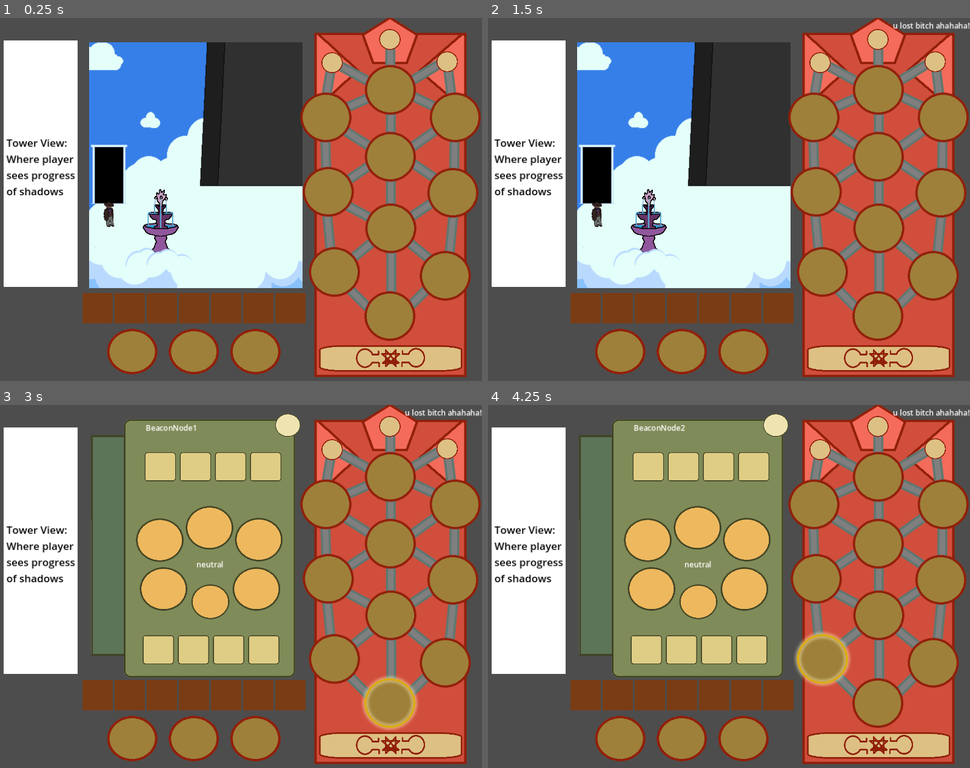
Above: before the commit, frames 1-4 (two rows, left to right).
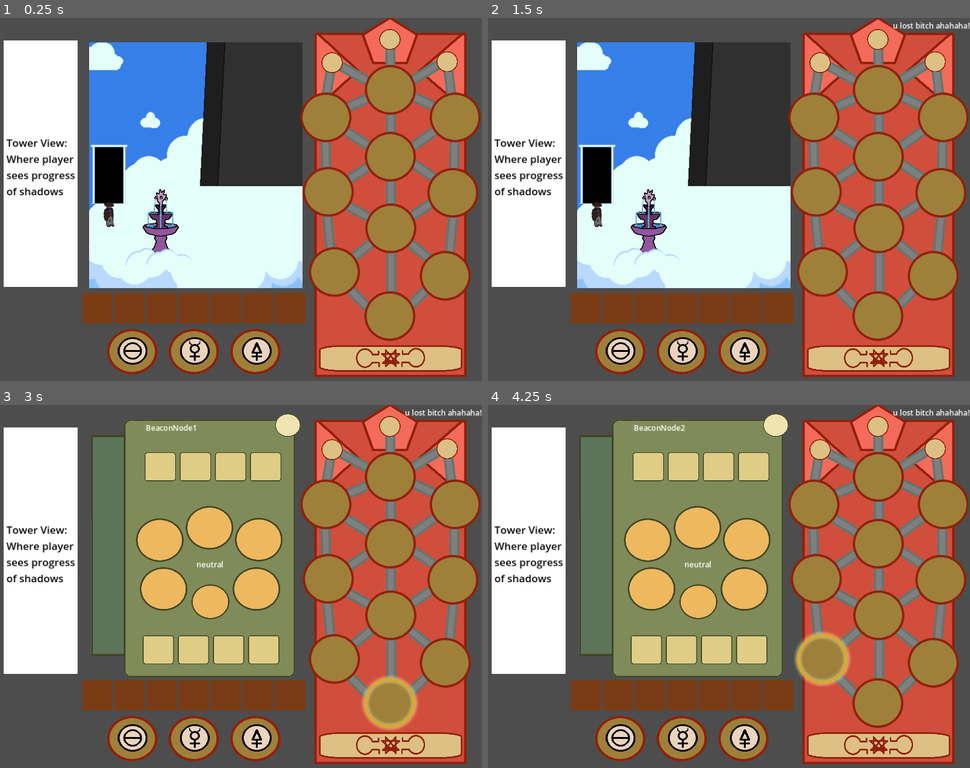
Above: after the commit, the same moments.

Repository: mccajd/Quintessential
Game: Godot game, scene res://Levels/beacon_puzzle_main.tscn
Same seed, same stepped clock (60 frames per second), same inputs: the game is played once before the commit and once after it. The engine's default icon, where the game draws it, is replaced by a stand-in: a white triangle on a blue panel in a dark square.
Inputs (mouse positions are in pixels of both pictures, inside the frame that each line leads up to):
- Up to frame 1 (0.25 s): no input
- Up to frame 2 (1.5 s): click (878, 359) at 0.5 s; click (878, 359) at 1.25 s
- Up to frame 3 (3 s): click (390, 746) at 2 s; tap Enter at 2.75 s; move the mouse to (390, 702) at 2.77 s; press the mouse at (390, 702) at 2.78 s
- Up to frame 4 (4.25 s): tap Space at 3.5 s; move the mouse to (820, 659) at 3.52 s; release the mouse at (820, 659) at 3.53 s; click (820, 659) at 3.6 s

The runs differ from the first frame. In frame 1, 1.1% of the frame differs, in the area x 24-57%, y 49-96%; in frame 2, 1.1%; in frame 3, 1.1%; in frame 4, 1.1%.

Commit message:
Can now find items in the levels. Also the fountain is animated now

Diff:
--- a/Levels/beacon_puzzle_main.tscn
+++ b/Levels/beacon_puzzle_main.tscn
@@ -75,12 +75,10 @@
 render_target_update_mode = 4
 
 [node name="CloudRoom" parent="PlayerView/SubViewport" instance=ExtResource("5_quxlp")]
-camera_limit_left = 100
-camera_limit_right = 1344
-camera_limit_top = -200
-camera_limit_bottom = -200
+level_name = "cloud"
 
 [connection signal="menu_toggled" from="BeaconPuzzle1" to="." method="_on_beacon_menu_toggled"]
 [connection signal="menu_toggled" from="BeaconPuzzle2" to="." method="_on_beacon_menu_toggled"]
 [connection signal="menu_toggled" from="BeaconPuzzle3" to="." method="_on_beacon_menu_toggled"]
 [connection signal="menu_toggled" from="BeaconPuzzle4" to="." method="_on_beacon_menu_toggled"]
+[connection signal="item_found" from="PlayerView/SubViewport/CloudRoom" to="." method="_on_world_item_found"]
--- a/Levels/cloud_room.tscn
+++ b/Levels/cloud_room.tscn
@@ -1,10 +1,22 @@
-[gd_scene load_steps=6 format=3 uid="uid://cqwfracn5qwr4"]
+[gd_scene load_steps=10 format=3 uid="uid://cqwfracn5qwr4"]
 
 [ext_resource type="Texture2D" uid="uid://pfksc6iw64pv" path="res://assets/levelbackgrounds/cloud level.png" id="1_8imwt"]
 [ext_resource type="Script" path="res://Scripts/player_view.gd" id="1_ag08v"]
 [ext_resource type="PackedScene" uid="uid://nrsivx657vil" path="res://Scenes/custom_tile_map.tscn" id="3_n6c04"]
 [ext_resource type="Texture2D" uid="uid://cn70yjnv14cgh" path="res://assets/cloud/fountain.png" id="4_jv7n0"]
+[ext_resource type="Texture2D" uid="uid://duxwj838wqevc" path="res://assets/cloud/fountain1.png" id="4_pv6r7"]
+[ext_resource type="Texture2D" uid="uid://1lar4ecl3dvm" path="res://assets/cloud/fountain2.png" id="5_0b5of"]
 [ext_resource type="Texture2D" uid="uid://cblf2mwntpg84" path="res://assets/cloud/cloud-cover.png" id="5_88hdr"]
+[ext_resource type="Texture2D" uid="uid://dwwl6vk6jbson" path="res://assets/cloud/fountain3.png" id="6_tp5tn"]
+
+[sub_resource type="AnimatedTexture" id="AnimatedTexture_bwb0l"]
+frames = 3
+frame_0/texture = ExtResource("4_pv6r7")
+frame_0/duration = 0.3
+frame_1/texture = ExtResource("5_0b5of")
+frame_1/duration = 0.3
+frame_2/texture = ExtResource("6_tp5tn")
+frame_2/duration = 0.3
 
 [node name="CloudRoom" type="Node"]
 script = ExtResource("1_ag08v")
@@ -12,8 +24,9 @@
 [node name="TileMap" parent="." instance=ExtResource("3_n6c04")]
 visible = false
 z_index = 10
+position = Vector2(-1, 0)
 layer_0/tile_data = PackedInt32Array(917513, 196611, 0, 917512, 196611, 0)
-layer_3/tile_data = PackedInt32Array(1310735, 65539, 0, 1245 …(201 unchanged characters)…  0, 1310738, 65539, 0, 1310739, 65539, 0)
+layer_3/tile_data = PackedInt32Array(1310735, 65539, 0, 1245 …(201 unchanged characters)…  0, 1310738, 65539, 0, 1310739, 65539, 0, 1310756, 65539, 0, 1245220, 65539, 0, 1179684, 65539, 0, 1179685, 65539, 0, 1179686, 65539, 0, 1245222, 65539, 0, 1310758, 65539, 0, 1310757, 65539, 0, 1245221, 65539, 0)
 layer_4/tile_data = PackedInt32Array(786438, 131075, 0, 851974, 131075, 0, 917509, 131075, 0, 917508, 131075, 0, 917507 …(4549 unchanged characters)…
 layer_5/tile_data = PackedInt32Array(786443, 3, 0, 786442, 3, 0, 786441, 3, 0, 786440, 3, 0, 786439, 3, 0)
 
@@ -31,7 +44,7 @@
 offset_top = 169.0
 offset_right = 336.0
 offset_bottom = 285.0
-texture = ExtResource("4_jv7n0")
+texture = SubResource("AnimatedTexture_bwb0l")
 expand_mode = 1
 stretch_mode = 1
 
@@ -57,3 +70,5 @@
 offset_right = 373.0
 offset_bottom = 360.0
 texture = ExtResource("5_88hdr")
+
+[connection signal="item_discovered" from="TileMap" to="." method="_on_item_discovered"]
--- a/Scenes/interactable.tscn
+++ b/Scenes/interactable.tscn
@@ -18,3 +18,5 @@
 [node name="TileMap" type="Sprite2D" parent="."]
 scale = Vector2(0.125, 0.125)
 texture = ExtResource("1_w86ws")
+
+[connection signal="body_entered" from="." to="." method="_on_body_entered"]
--- a/Scripts/beacon_puzzle.gd
+++ b/Scripts/beacon_puzzle.gd
@@ -36,3 +36,7 @@
 	get_node("MockUI/ThreePrimesContainer").visible = value
 
 	self.visible = value
+
+
+func set_item(item_name):
+	get_node("InventoryItems").set_item(item_name, true)
--- a/Scripts/interactable.gd
+++ b/Scripts/interactable.gd
@@ -1,5 +1,8 @@
 extends Area2D
 class_name Interactable
+
+var item_name
+signal item_discovered(item_name)
 
 func _process(delta):
 	pass
@@ -9,4 +12,5 @@
 
 
 func _on_body_entered(body):
-	pass # Replace with function body.
+	if body is player && item_name != null:
+		item_discovered.emit(item_name)
--- a/Scripts/interactable_mapper.gd
+++ b/Scripts/interactable_mapper.gd
@@ -7,25 +7,36 @@
 var interactable_scene = preload("res://Scenes/interactable.tscn")
 var half_tile := self.tile_set.tile_size*0.5
 
-signal character_entered
+signal item_discovered(item_name)
 
 func _ready():
-	replace_tiles()
+	pass #replace_tiles()
+
+
+func set_from_config(config: LevelConfigValue):
+	replace_tiles(config.world_items, config.item_mappings)
 
 
 #replace tile with packaged scene that the player can interact with
-func replace_tiles():
+func replace_tiles(items, mappings: Dictionary):
 	for tile_pos in get_used_cells(LAYERS.INTERACTABLES):
+		var item_to_use
 		# To know specifically what interactable was hit/what item to give:
 		# Create a const with coordinate ranges mapped to items
 		# Then get that specific item and set it on interactable itself.
+		for item in items:
+			var rect = mappings[item].rect
+			if rect.has_point(tile_pos):
+				item_to_use = item
+				break
 		var new_scene : Interactable = interactable_scene.instantiate()
 		new_scene.update_position(map_to_local(tile_pos))
-		new_scene.body_entered.connect(_on_body_entered)
+		new_scene.item_discovered.connect(_on_item_discovered)
+		if item_to_use:
+			new_scene.item_name = item_to_use
 		add_child(new_scene)
 		erase_cell(LAYERS.INTERACTABLES, tile_pos)
 
 
-func _on_body_entered(body):
-	if body is player:
-		character_entered.emit(self)
+func _on_item_discovered(item):
+	item_discovered.emit(item)
--- a/Scripts/inventory_items.gd
+++ b/Scripts/inventory_items.gd
@@ -26,8 +26,10 @@
 		set_item(item_key)
 	_set_available_items()
 
-func set_item(item_key):
+func set_item(item_key, rerender = false):
 	inventory_items += [ItemInSlot.new(item_key, null)]
+	if rerender:
+		_set_available_items()
 
 
 func set_item_slot(item_index, slot_id, node_id):
--- /dev/null
+++ b/Scripts/level_config.gd
@@ -0,0 +1,28 @@
+class_name LevelConfig
+
+
+static func get_for(level_name: String):
+	match level_name:
+		"cloud":
+			return _get_for_cloud_level()
+
+
+static func _get_for_cloud_level():
+	var rtn = LevelConfigValue.new()
+
+	rtn.camera_limit_left = 100
+	rtn.camera_limit_right = 1344
+	rtn.camera_limit_top = -200
+	rtn.camera_limit_bottom = -200
+
+	rtn.default_items = ["quicksilver", "salt", "sulfur"]
+	rtn.world_items = ["cloud_bud1", "cloud_bud2", "cloud_tree", "crystal_fountain", "fruit"]
+	rtn.item_mappings = {
+		"cloud_bud1": { "item": "cloud_bud", "rect": Rect2(Vector2(0, 0), Vector2(0, 0)) },
+		"cloud_bud2": { "item": "cloud_bud", "rect": Rect2(Vector2(0, 0), Vector2(0, 0)) },
+		"cloud_tree": { "item": "cloud_tree", "rect": Rect2(Vector2(0, 0), Vector2(0, 0)) },
+		"crystal_fountain": { "item": "crystal_fountain", "rect": Rect2(Vector2(15, 20), Vector2(20, 17)) },
+		"fruit": { "item": "fruit", "rect": Rect2(Vector2(0, 0), Vector2(0, 0)) },
+	}
+
+	return rtn
--- /dev/null
+++ b/Scripts/level_config_value.gd
@@ -0,0 +1,11 @@
+class_name LevelConfigValue
+
+var camera_limit_left: int
+var camera_limit_right: int
+var camera_limit_top: int
+var camera_limit_bottom: int
+
+var default_items
+var world_items
+
+var item_mappings: Dictionary
--- a/Scripts/main.gd
+++ b/Scripts/main.gd
@@ -43,3 +43,7 @@
 
 func _on_beacon_menu_toggled(opened):
 	get_node("PlayerView").visible = !opened
+
+
+func _on_world_item_found(item_name):
+	get_node(selected_room).set_item(item_name)
--- a/Scripts/player_view.gd
+++ b/Scripts/player_view.gd
@@ -3,18 +3,25 @@
 @onready var tile_map = $TileMap
 var player = preload("res://Scenes/wanderer.tscn")
 
-@export var camera_limit_left: int
-@export var camera_limit_right: int
-@export var camera_limit_top: int
-@export var camera_limit_bottom: int
+@export var level_name: String
+
+var config: LevelConfigValue
+
+var found_items: Array
+signal item_found(item_name)
 
 func _ready():
+	config = LevelConfig.get_for(level_name)
 
 	var new_player = player.instantiate()
 	new_player.change_room.connect(changing_room)
-	new_player.set_camera_limit(camera_limit_left, camera_limit_right, camera_limit_top, camera_limit_bottom)
+	new_player.set_camera_limit(config.camera_limit_left, config.camera_limit_right, config.camera_limit_top, config.camera_limit_bottom)
 	add_child(new_player)
 	new_player.global_position = tile_map.map_to_local(tile_map.get_used_cells_by_id(tile_map.LAYERS.MISC,3,Vector2i(3,0))[0])
+
+	$TileMap.set_from_config(config)
+	for item in config.default_items:
+		item_found.emit(item)
 
 func _process(delta):
 	pass
@@ -27,3 +34,10 @@
 	print("Welcome to the Changing Room")
 	print(room)
 	print(start_pos)
+
+
+func _on_item_discovered(item_name):
+	if found_items.find(item_name) > -1: return
+	found_items += [item_name]
+	var entry = config.item_mappings[item_name]
+	item_found.emit(entry.item)
Binary file added: assets/cloud/fountain1.png
Not shown, added: assets/cloud/fountain1.png.import
Binary file added: assets/cloud/fountain2.png
Not shown, added: assets/cloud/fountain2.png.import
Binary file added: assets/cloud/fountain3.png
Not shown, added: assets/cloud/fountain3.png.import
